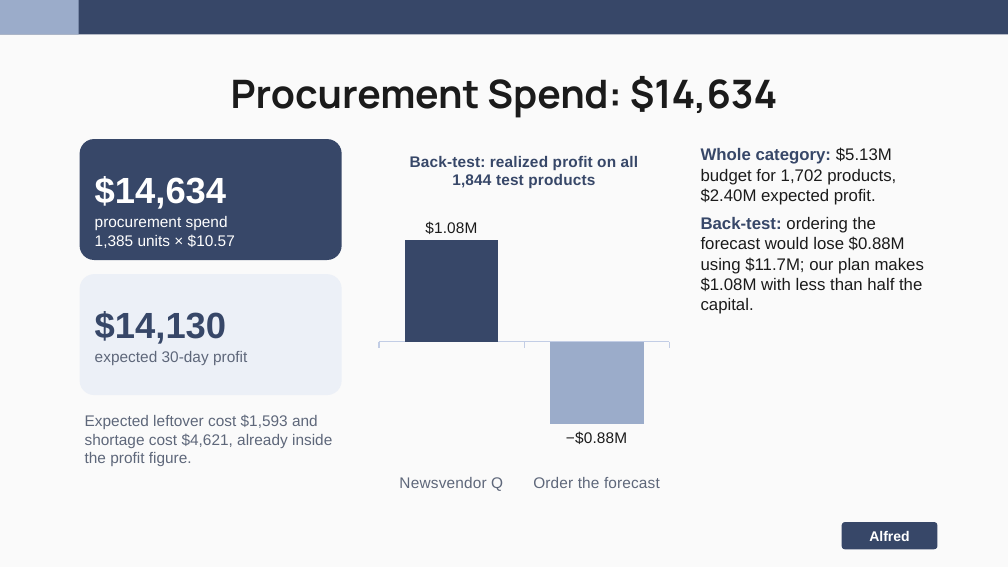
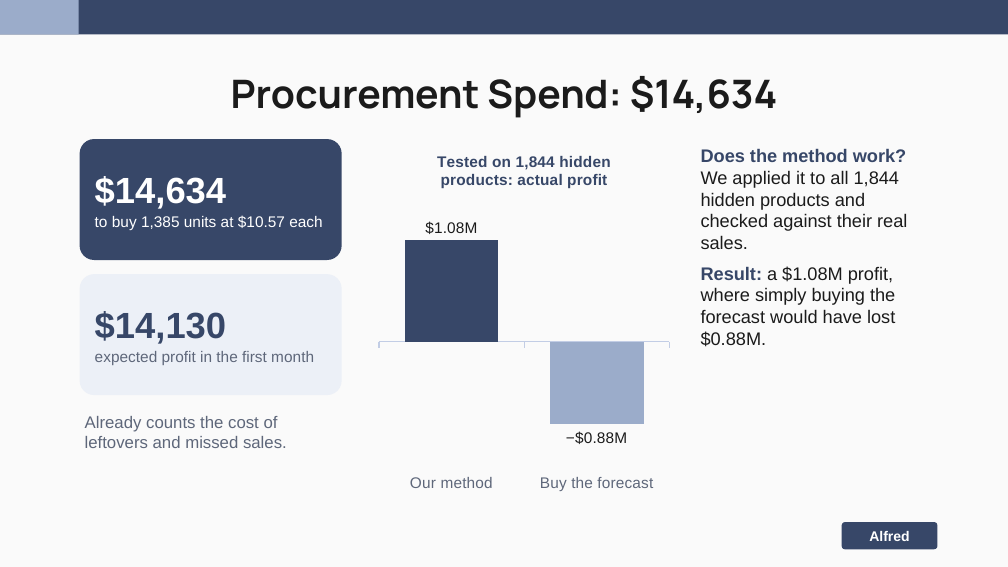
Before and after one commit to nakimagine/hello-world, a slide deck: slide 13 of Group_3_Amazon_Office_Electronic_Slides.pptx (slide 15 before the commit). Drawn at 1008x567 pixels with LibreOffice and Linux fonts; fonts in the diff are those of the drawing. Boxes give left, top, right and bottom in pixels: in the first picture for what was removed or moved away, otherwise in the second. Text is boxed around its words. In the diff, an @@ line names an element or a change of style, - is before the commit and + after.

```diff
--- a/Group_3_Amazon_Office_Electronic_Slides.pptx
+++ b/Group_3_Amazon_Office_Electronic_Slides.pptx
@@ column chart at (x1=373, y1=136, x2=675, y2=499) @@
@@ title "Back-test: realized profit on all 1,844 test products" to "Tested on 1,844 hidden products: actual profit" @@
-categories: Newsvendor Q, Order the forecast
+categories: Our method, Buy the forecast
@@ text at (x1=701, y1=149, x2=907, y2=347): text changed; size 12 to 13 pt @@
-Whole category: $5.13M budget for 1,702 products, $2.40M expected profit.
-Back-test: ordering the forecast would lose $0.88M using $11.7M; our plan makes $1.08M with less than half the capital.
+Does the method work? We applied it to all 1,844 hidden products and checked against their real sales.
+Result: a $1.08M profit, where simply buying the forecast would have lost $0.88M.
@@ text at (x1=95, y1=215, x2=322, y2=230): text changed @@
-procurement spend
-1,385 units × $10.57
+to buy 1,385 units at $10.57 each
@@ text at (x1=95, y1=351, x2=314, y2=365): text changed @@
-expected 30-day profit
+expected profit in the first month
@@ text at (x1=85, y1=416, x2=287, y2=448): text changed; size 11 to 12 pt @@
-Expected leftover cost $1,593 and shortage cost $4,621, already inside the profit figure.
+Already counts the cost of leftovers and missed sales.
```
Also in this commit, not shown: 7 other slides changed, 6 slides added, 8 slides removed, 1 other file.
